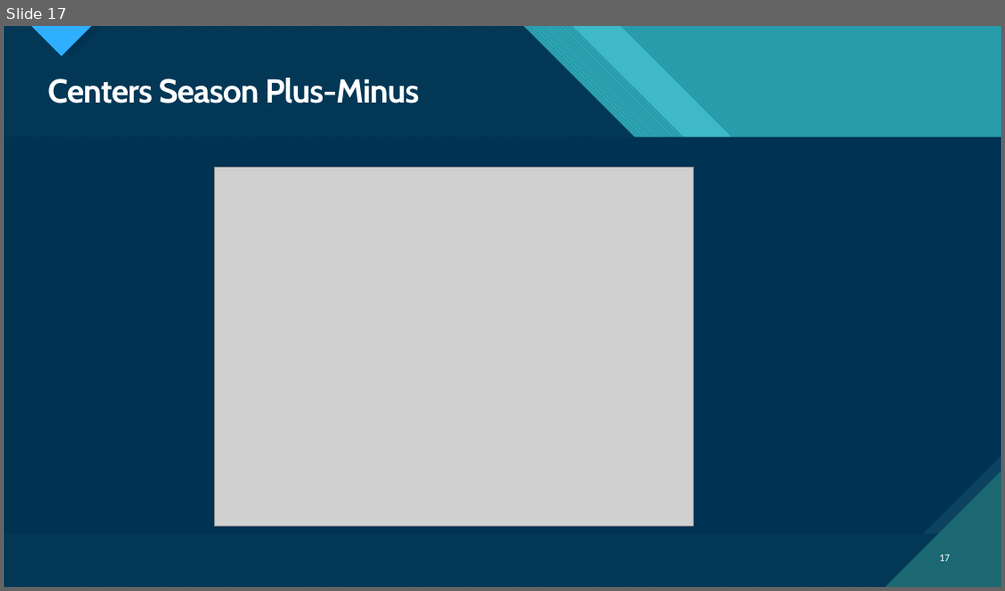
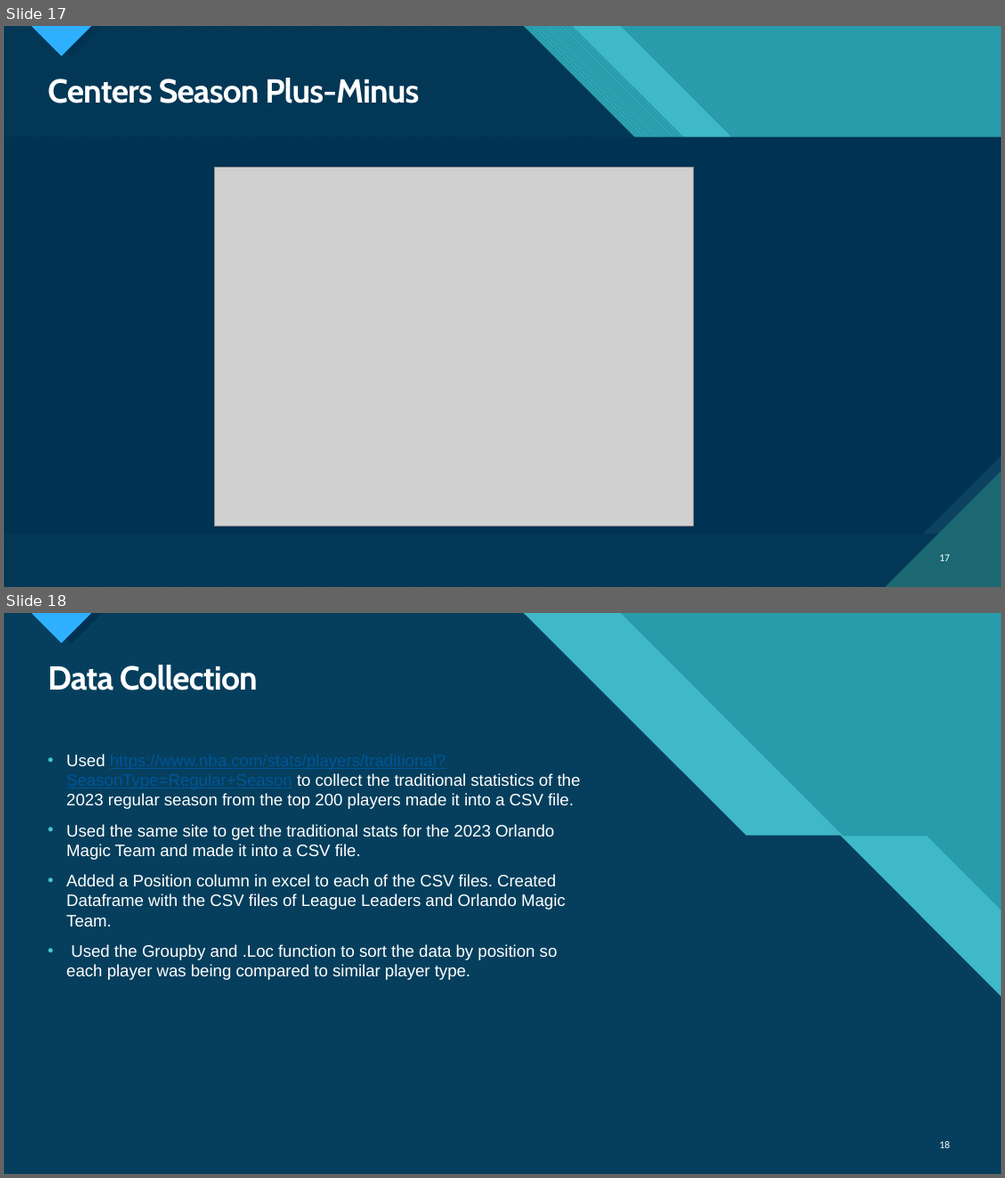
Before and after one commit to CandaceDoesData/Group_Project_1, a slide deck: DRC-Presentation.pptx. Shown one above the other, each under a label of ours: slide 17 before the commit, slides 17 and 18 after it. The pictures are 1005x591 and 1005x1178 pixels, drawn with LibreOffice and Linux fonts; fonts in the diff are those of the drawing; grey boxes stand for pictures. Boxes give left, top, right and bottom in pixels: in the first picture for what was removed or moved away, otherwise in the second. Text is boxed around its words. In the diff, an @@ line names an element or a change of style, - is before the commit and + after.

Commit message:
fixed

```diff
--- a/DRC-Presentation.pptx
+++ b/DRC-Presentation.pptx
@@ slide 18 added at (4,613,1001,1174), background #47C3D3; not listed: 14 template elements that a slide beside it also shows @@
@@ title added at (48,665,258,690), 32 pt, text #FFFFFF, bold @@
+Data Collection
@@ text added at (66,754,581,980), 16 pt, text #FFFFFF @@
+• Used https://www.nba.com/stats/players/traditional?SeasonType=Regular+Season to collect the traditional statistics of the 2023 regular season from the top 200 players made it into a CSV file.
+• Used the same site to get the traditional stats for the 2023 Orlando Magic Team and made it into a CSV file.
+• Added a Position column in excel to each of the CSV files. Created Dataframe with the CSV files of League Leaders and Orlando Magic Team.
+• Used the Groupby and .Loc function to sort the data by position so each player was being compared to similar player type.
@@ page number added at (939,1141,950,1148), 10 pt, text #FFFFFF @@
+18
```
Also in this commit, not shown: 5 other slides added, 1 slide removed.
